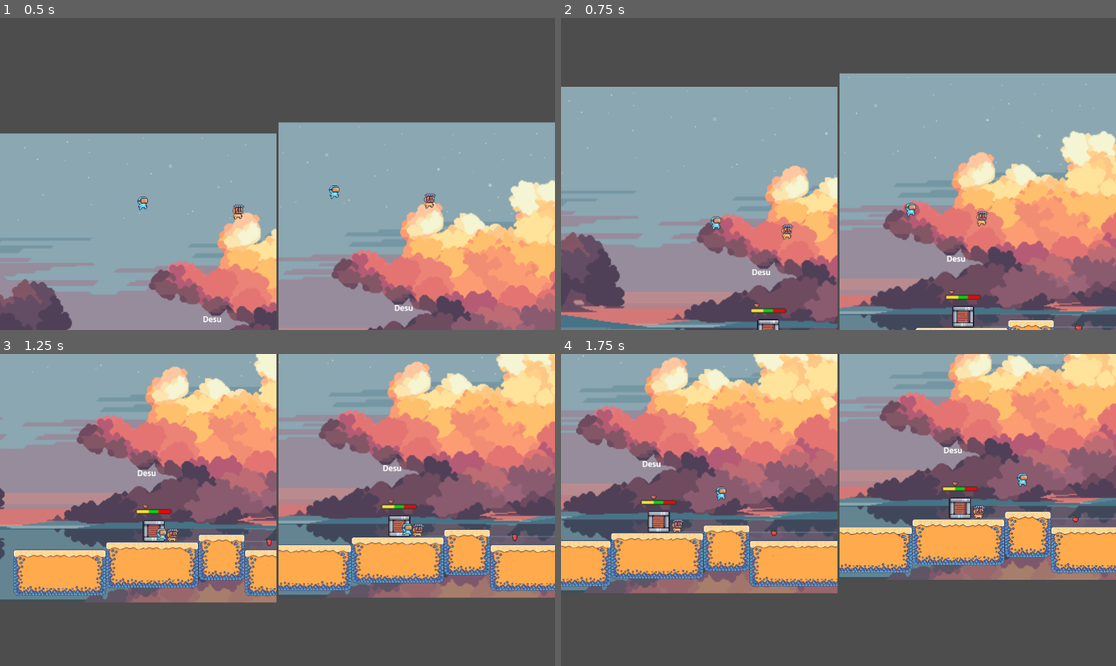
Above: before the commit, frames 1-4 (two rows, left to right).
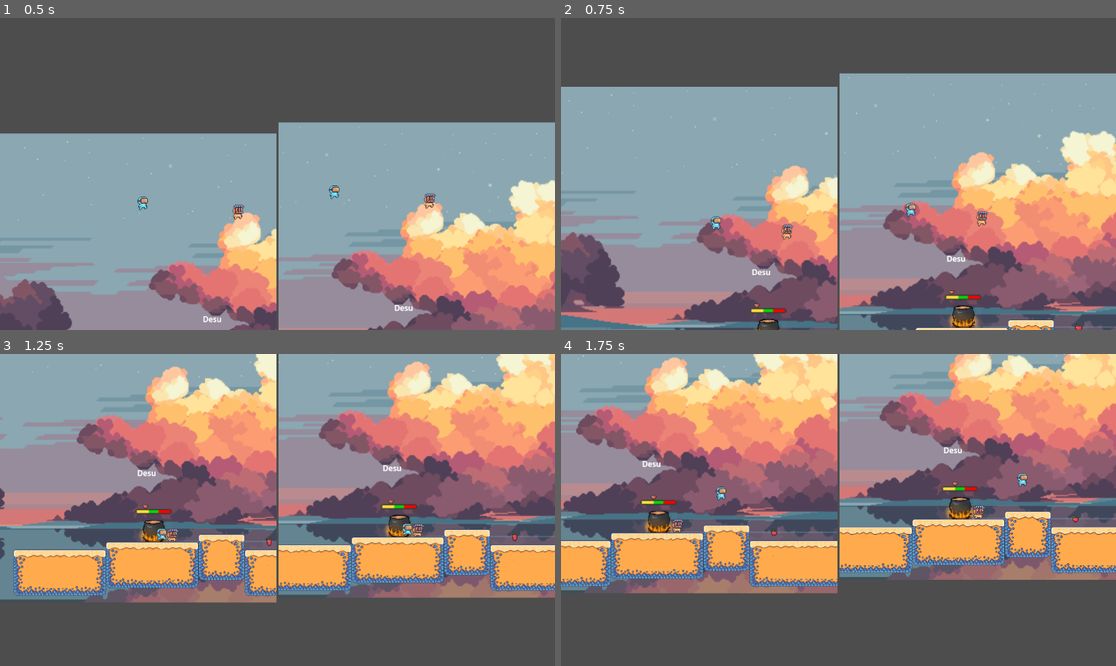
Above: after the commit, the same moments.

Repository: lakeside-tsa/pacific-potluck
Game: Godot game, scene res://scenes/splitscreen.tscn
The game is run twice, just before and just after one commit, with the same random seed, the same clock (stepped at 60 frames per second) and the same inputs.
Inputs:
- Up to frame 1 (0.5 s): no input
- Up to frame 2 (0.75 s): hold D (p1_right) from 0.53 s (still down)
- Up to frame 3 (1.25 s): keep holding D (p1_right); tap W (p1_up) at 0.77 s
- Up to frame 4 (1.75 s): keep holding D (p1_right); tap W (p1_up) at 1.52 s

Frame 1 is identical in both runs. In frame 2, 0.4% of the frame differs, in the area x 34-76%, y 92-100%; in frame 3, 0.5%; in frame 4, 0.6%, in the area x 15-75%, y 45-58%.

Commit message:
feat: food sprites added

Diff:
--- a/pacific-duck/scenes/cauldron.tscn
+++ b/pacific-duck/scenes/cauldron.tscn
@@ -1,17 +1,13 @@
-[gd_scene load_steps=6 format=3 uid="uid://cxcqt2oa42ms3"]
+[gd_scene load_steps=5 format=3 uid="uid://cxcqt2oa42ms3"]
 
 [ext_resource type="Script" path="res://scripts/cauldron.gd" id="1_khqrg"]
-[ext_resource type="Texture2D" uid="uid://drbb6noq0ihqp" path="res://assets/Items/Boxes/Box3/Idle.png" id="2_dmga1"]
-
-[sub_resource type="AtlasTexture" id="AtlasTexture_hpkfj"]
-atlas = ExtResource("2_dmga1")
-region = Rect2(0, 0, 28, 24)
+[ext_resource type="Texture2D" uid="uid://bihuh2yiddu31" path="res://assets/Evelyn-sprites/IMG_0114.png" id="2_77lc5"]
 
 [sub_resource type="SpriteFrames" id="SpriteFrames_vkaxv"]
 animations = [{
 "frames": [{
 "duration": 1.0,
-"texture": SubResource("AtlasTexture_hpkfj")
+"texture": ExtResource("2_77lc5")
 }],
 "loop": true,
 "name": &"default",
@@ -19,7 +15,7 @@
 }]
 
 [sub_resource type="RectangleShape2D" id="RectangleShape2D_2n1a6"]
-size = Vector2(100.719, 102.5)
+size = Vector2(210, 137)
 
 [node name="Cauldron" type="Area2D"]
 z_index = -1
@@ -30,11 +26,11 @@
 [node name="AnimatedSprite2D" type="AnimatedSprite2D" parent="."]
 texture_filter = 1
 position = Vector2(482.969, 278)
-scale = Vector2(5.71652, 5.66927)
+scale = Vector2(2.2, 2.2)
 sprite_frames = SubResource("SpriteFrames_vkaxv")
 
 [node name="CollisionShape2D" type="CollisionShape2D" parent="."]
-position = Vector2(483.359, 277.75)
+position = Vector2(484, 281.5)
 shape = SubResource("RectangleShape2D_2n1a6")
 
 [connection signal="body_entered" from="." to="." method="_on_cauldron_body_entered"]
--- /dev/null
+++ b/pacific-duck/scenes/food.tscn
@@ -0,0 +1,93 @@
+[gd_scene load_steps=15 format=3 uid="uid://di3ftfvqmvkv6"]
+
+[ext_resource type="Texture2D" uid="uid://b5dngi30n2qv6" path="res://assets/food/FFF-PF.png" id="1_2kmfc"]
+[ext_resource type="Texture2D" uid="uid://b36artxp7pcod" path="res://assets/Evelyn-sprites/crabCakes.png" id="1_vixg7"]
+[ext_resource type="Texture2D" uid="uid://bx4pjx183agq2" path="res://assets/food/FFF-OC.png" id="2_iocs0"]
+[ext_resource type="Texture2D" uid="uid://brdyxb6cosns4" path="res://assets/food/FFF-UC.png" id="3_bd7fc"]
+[ext_resource type="Texture2D" uid="uid://dm88navuuy8k7" path="res://assets/food/PPP-PF.png" id="4_mnwne"]
+[ext_resource type="Texture2D" uid="uid://b2j8tqj551r8x" path="res://assets/food/PPP-OC.png" id="5_y4vod"]
+[ext_resource type="Texture2D" uid="uid://dafhl5bv2tqii" path="res://assets/food/PPP-UC.png" id="6_w4sv0"]
+[ext_resource type="Texture2D" uid="uid://d1w0a2jrd6pty" path="res://assets/food/SPN-PF.png" id="7_e3nt3"]
+[ext_resource type="Texture2D" uid="uid://tlo1vk7tj30o" path="res://assets/food/SPN-OC.png" id="8_ruaac"]
+[ext_resource type="Texture2D" uid="uid://bqbtfso0yvwoy" path="res://assets/food/SPN-UC.png" id="9_lwdjj"]
+
+[sub_resource type="AtlasTexture" id="AtlasTexture_w2g15"]
+atlas = ExtResource("1_vixg7")
+region = Rect2(102, 0, 51, 26)
+
+[sub_resource type="AtlasTexture" id="AtlasTexture_7ra5n"]
+atlas = ExtResource("1_vixg7")
+region = Rect2(0, 0, 51, 26)
+
+[sub_resource type="AtlasTexture" id="AtlasTexture_pfv70"]
+atlas = ExtResource("1_vixg7")
+region = Rect2(51, 0, 51, 26)
+
+[sub_resource type="SpriteFrames" id="SpriteFrames_32bb5"]
+animations = [{
+"frames": [{
+"duration": 1.0,
+"texture": SubResource("AtlasTexture_w2g15")
+}],
+"loop": true,
+"name": &"over",
+"speed": 1.0
+}, {
+"frames": [{
+"duration": 1.0,
+"texture": SubResource("AtlasTexture_7ra5n")
+}],
+"loop": true,
+"name": &"perfect",
+"speed": 1.0
+}, {
+"frames": [{
+"duration": 1.0,
+"texture": SubResource("AtlasTexture_pfv70")
+}],
+"loop": true,
+"name": &"under",
+"speed": 1.0
+}]
+
+[node name="Food" type="Node2D"]
+
+[node name="Crab Cakes" type="AnimatedSprite2D" parent="."]
+sprite_frames = SubResource("SpriteFrames_32bb5")
+animation = &"under"
+
+[node name="Fried Rice" type="Node2D" parent="."]
+visible = false
+
+[node name="perfect-f" type="Sprite2D" parent="Fried Rice"]
+texture = ExtResource("1_2kmfc")
+
+[node name="over-f" type="Sprite2D" parent="Fried Rice"]
+texture = ExtResource("2_iocs0")
+
+[node name="under-f" type="Sprite2D" parent="Fried Rice"]
+texture = ExtResource("3_bd7fc")
+
+[node name="Punch" type="Node2D" parent="."]
+visible = false
+
+[node name="perfect-p" type="Sprite2D" parent="Punch"]
+texture = ExtResource("4_mnwne")
+
+[node name="over-p" type="Sprite2D" parent="Punch"]
+texture = ExtResource("5_y4vod")
+
+[node name="under-p" type="Sprite2D" parent="Punch"]
+texture = ExtResource("6_w4sv0")
+
+[node name="Noodles" type="Node2D" parent="."]
+visible = false
+
+[node name="perfect-n" type="Sprite2D" parent="Noodles"]
+texture = ExtResource("7_e3nt3")
+
+[node name="over-n" type="Sprite2D" parent="Noodles"]
+texture = ExtResource("8_ruaac")
+
+[node name="under-n" type="Sprite2D" parent="Noodles"]
+texture = ExtResource("9_lwdjj")
Binary file added: pacific-duck/assets/Evelyn-sprites/IMG_0087.png
Not shown, added: pacific-duck/assets/Evelyn-sprites/IMG_0087.png.import
Binary file added: pacific-duck/assets/Evelyn-sprites/IMG_0111.png
Not shown, added: pacific-duck/assets/Evelyn-sprites/IMG_0111.png.import
Binary file added: pacific-duck/assets/Evelyn-sprites/IMG_0112.png
Not shown, added: pacific-duck/assets/Evelyn-sprites/IMG_0112.png.import
Binary file added: pacific-duck/assets/Evelyn-sprites/IMG_0114.png
Not shown, added: pacific-duck/assets/Evelyn-sprites/IMG_0114.png.import
Binary file added: pacific-duck/assets/Evelyn-sprites/IMG_0115.png
Not shown, added: pacific-duck/assets/Evelyn-sprites/IMG_0115.png.import
Binary file added: pacific-duck/assets/Evelyn-sprites/crabCakes.png
Not shown, added: pacific-duck/assets/Evelyn-sprites/crabCakes.png.import
(and 19 more such lines)
